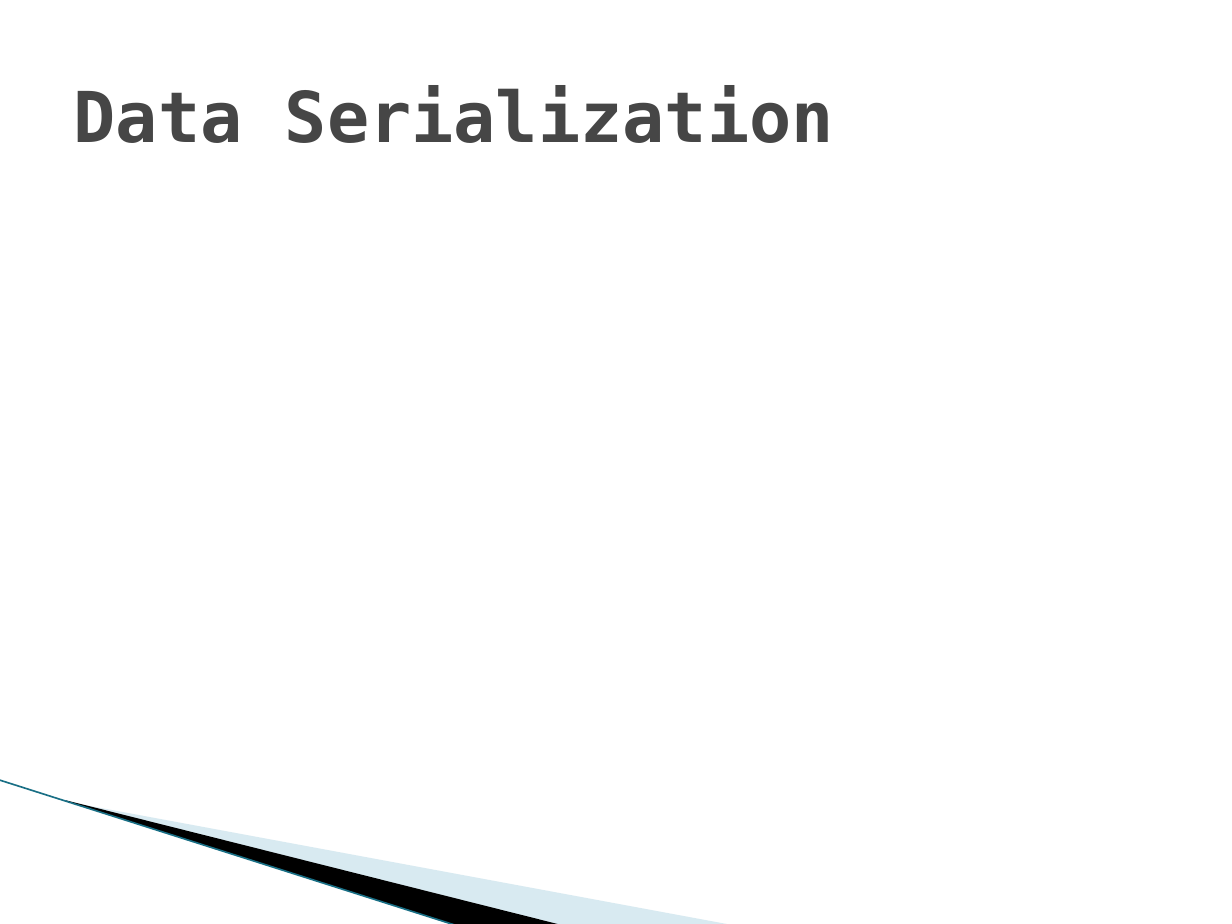
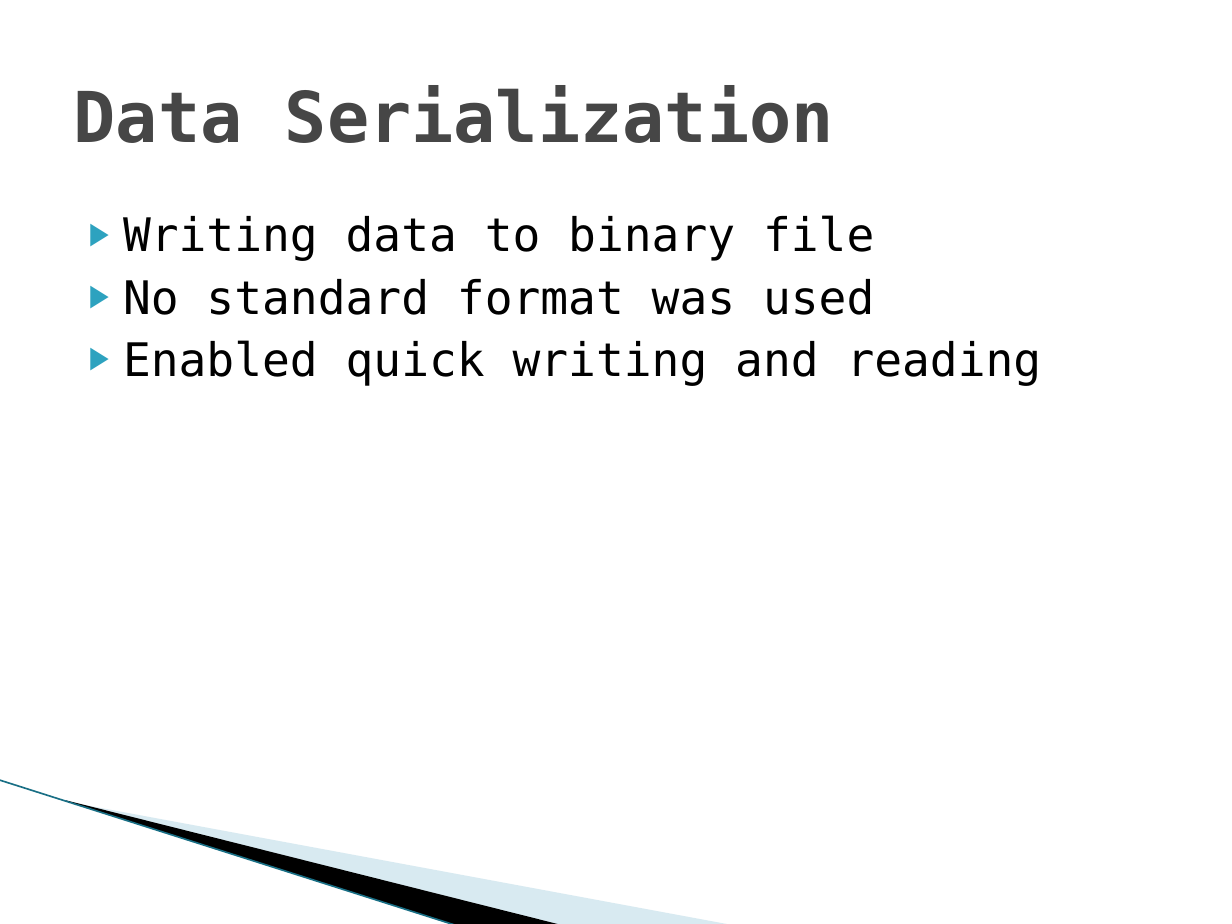
Before and after one commit to ericaddison/Algs_Term_Project, a slide deck: slide 13 of report/JET Audio Encoder.pptx (slide 8 before the commit). Drawn at 1232x924 pixels with LibreOffice and Linux fonts; fonts in the diff are those of the drawing; background and template pictures are left out. Boxes give left, top, right and bottom in pixels: in the first picture for what was removed or moved away, otherwise in the second. Text is boxed around its words. In the diff, an @@ line names an element or a change of style, - is before the commit and + after.

```diff
--- a/report/JET Audio Encoder.pptx
+++ b/report/JET Audio Encoder.pptx
@@ text added at (x1=123, y1=215, x2=1042, y2=386), 27 pt, text #000000 @@
+▶ Writing data to binary file
+▶ No standard format was used
+▶ Enabled quick writing and reading
```
Also in this commit, not shown: 6 other slides changed, 3 slides added, 7 slides removed, 1 other file.
